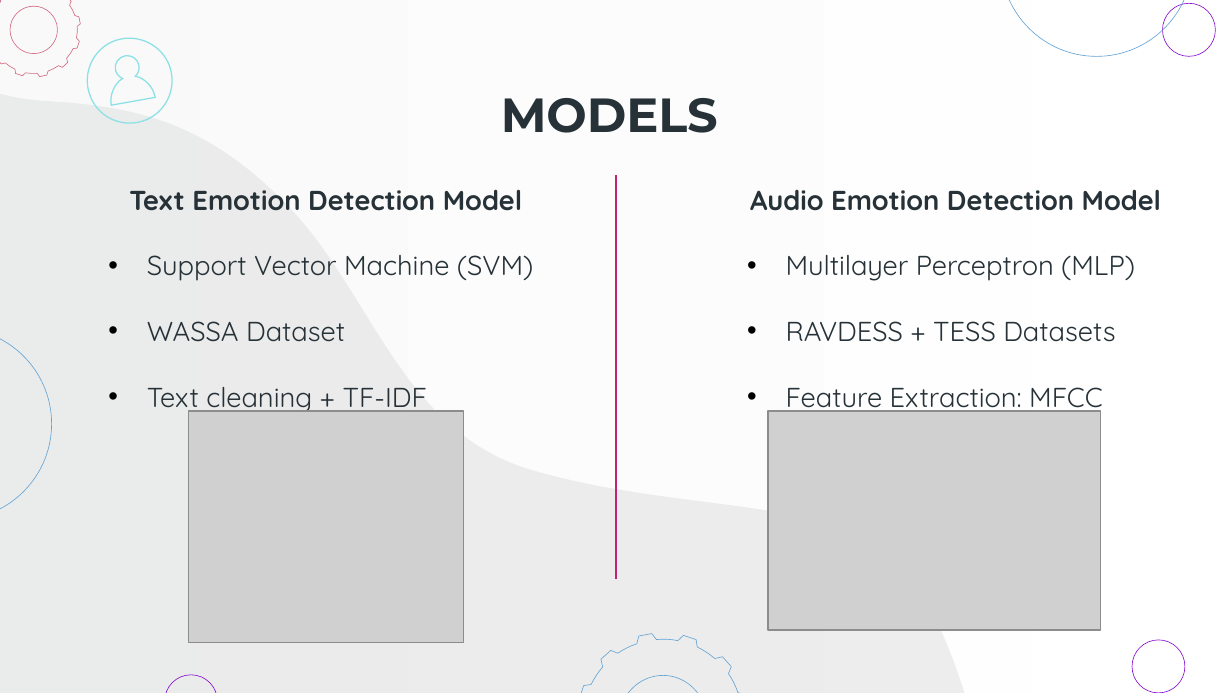
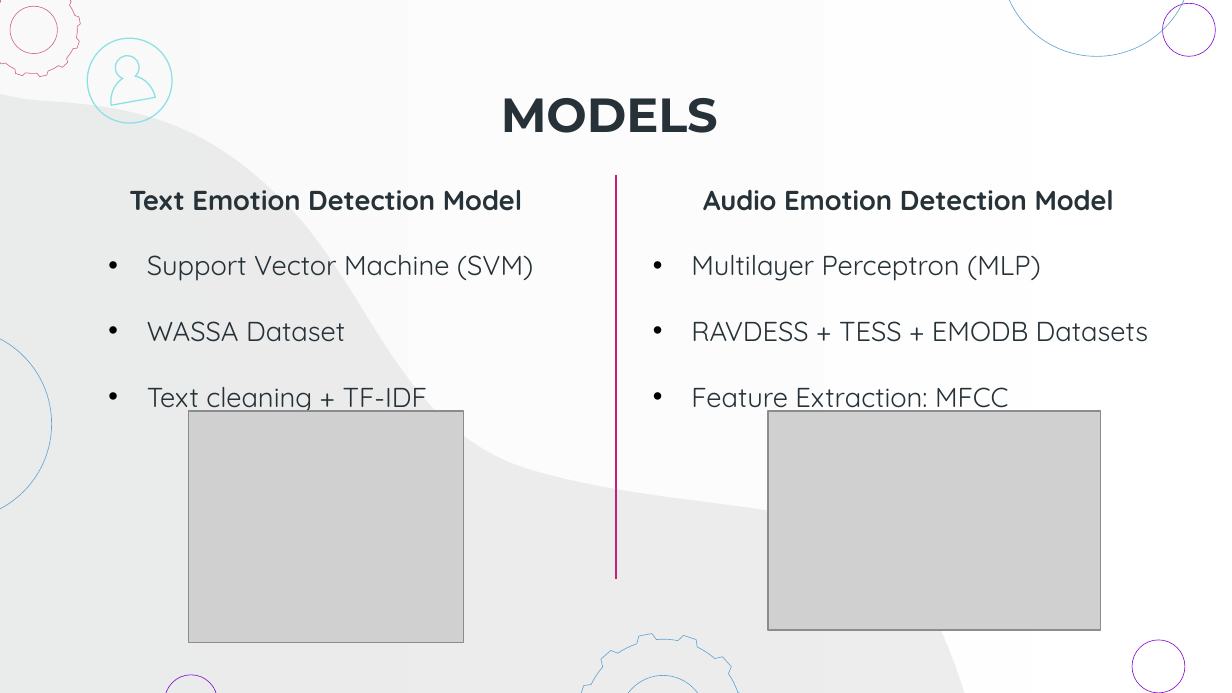
Before and after one commit to gerti98/MobileProject, a slide deck: slide 16 of Presentation/Presentazione Finale.pptx. Drawn at 1232x693 pixels with LibreOffice and Linux fonts; fonts in the diff are those of the drawing; grey boxes stand for pictures. Boxes give left, top, right and bottom in pixels: in the first picture for what was removed or moved away, otherwise in the second. Text is boxed around its words. In the diff, an @@ line names an element or a change of style, - is before the commit and + after.

```diff
--- a/Presentation/Presentazione Finale.pptx
+++ b/Presentation/Presentazione Finale.pptx
@@ text "Audio Emotion Detection Model": place and size @@
-text "Audio Emotion Detection Model" at [750, 189, 1161, 415]
+text "Audio Emotion Detection Model" at [691, 190, 1148, 415]
@@ text at [691, 321, 1148, 342]: text changed @@
-• RAVDESS + TESS Datasets
+• RAVDESS + TESS + EMODB Datasets
```
Also in this commit, not shown: 1 other slide changed.
